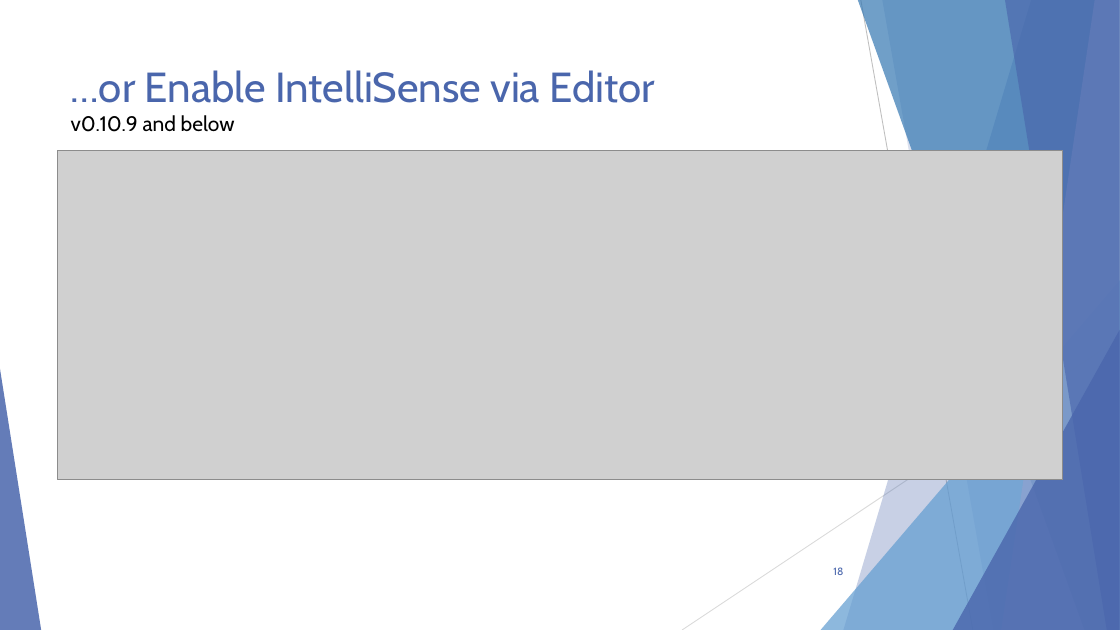
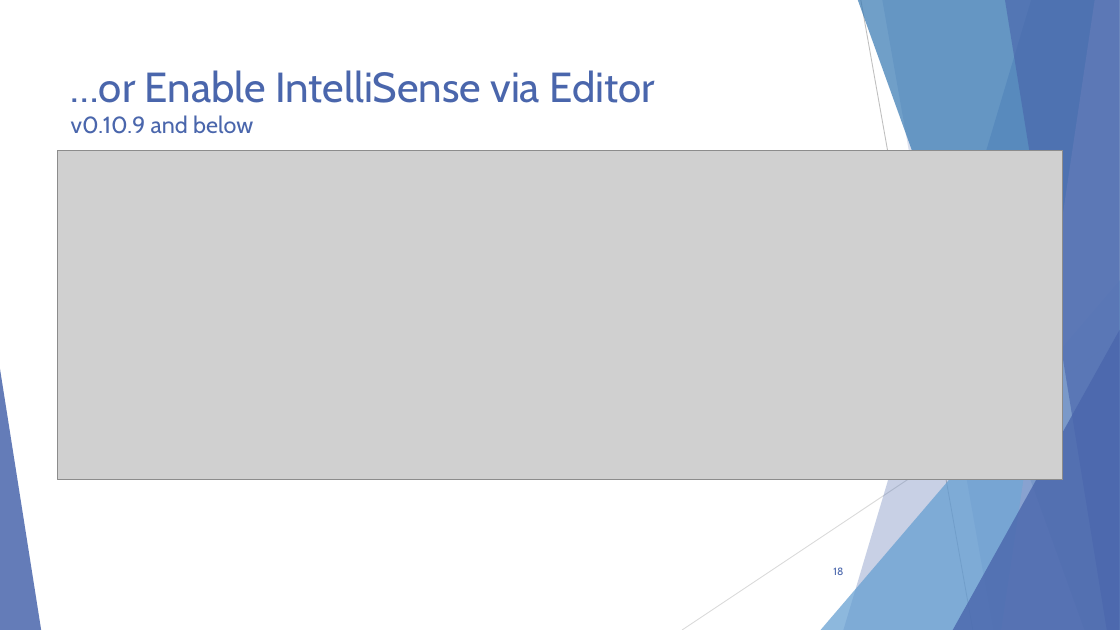
Before and after one commit to scottaddie/slide-decks, a slide deck: slide 18 of Intro to JavaScript Tooling in VS Code - MKEJS.pptx. Drawn at 1120x630 pixels with LibreOffice and Linux fonts; fonts in the diff are those of the drawing; grey boxes stand for pictures. Boxes give left, top, right and bottom in pixels: in the first picture for what was removed or moved away, otherwise in the second. Text is boxed around its words. In the diff, an @@ line names an element or a change of style, - is before the commit and + after.

```diff
--- a/Intro to JavaScript Tooling in VS Code - MKEJS.pptx
+++ b/Intro to JavaScript Tooling in VS Code - MKEJS.pptx
@@ title "…or Enable IntelliSense via Editor ..." at box(71, 70, 655, 134): size 18 to 20 pt, text colour #000000 to #4A66AC in "v0.10.9 and below" @@
```
Also in this commit, not shown: 6 other slides changed.
